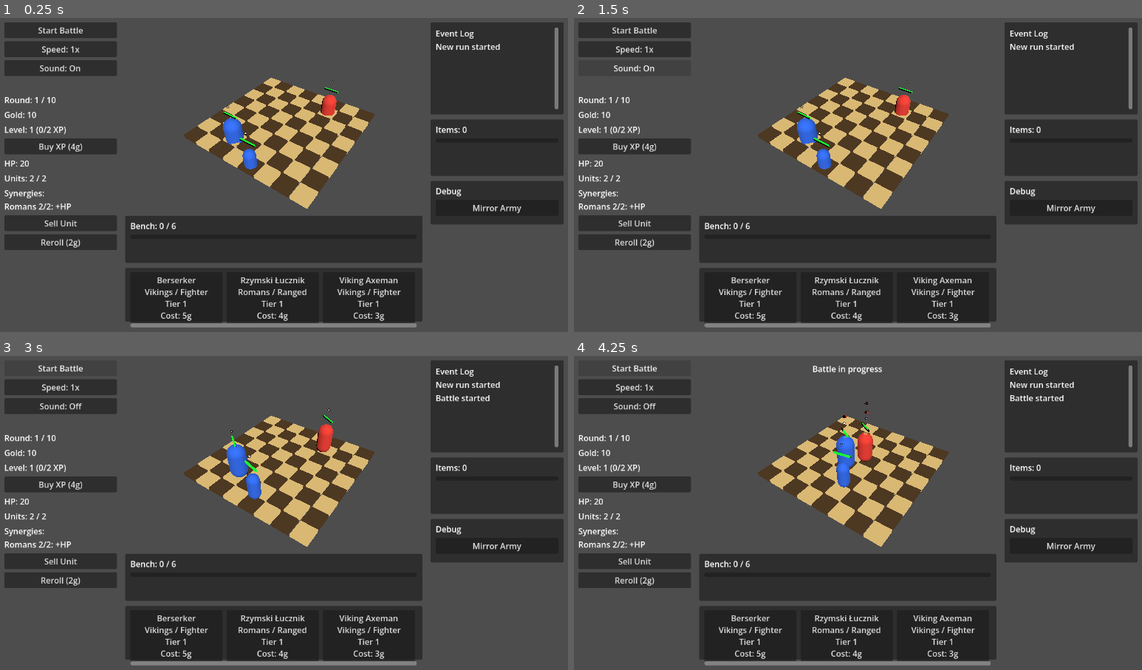
Above: before the commit, frames 1-4 (two rows, left to right).
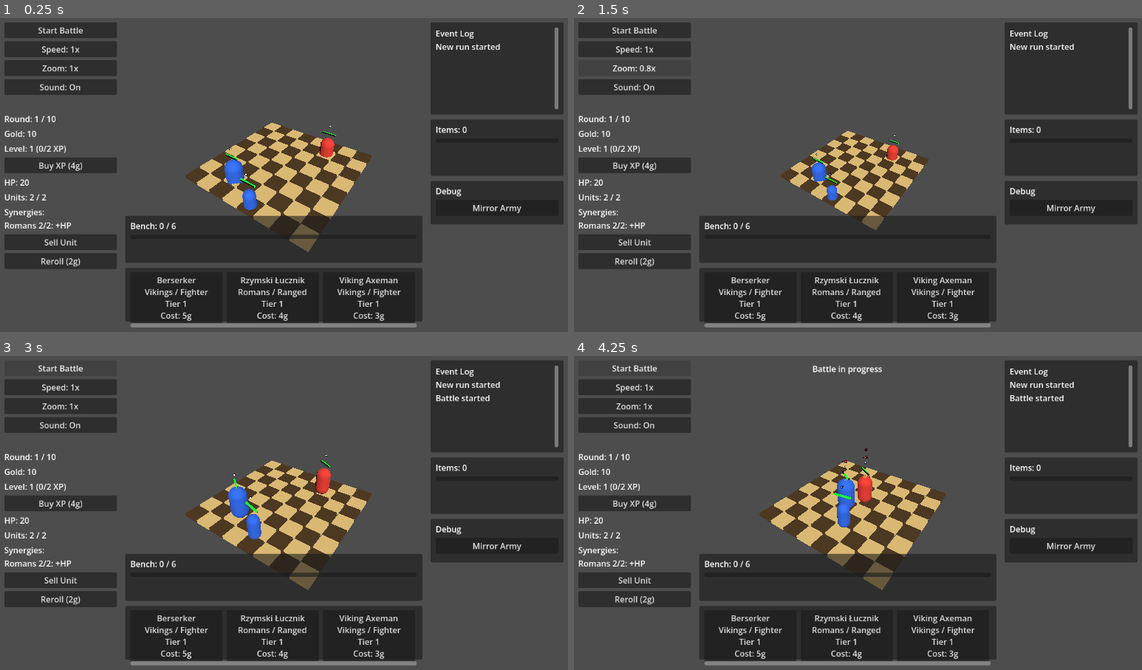
Above: after the commit, the same moments.

Repository: janmgryka-bit/warmarket
Game: Godot game, scene res://scenes/Main.tscn
Same seed, same stepped clock (60 frames per second), same inputs: the game is played once before the commit and once after it.
Inputs (mouse positions are in pixels of both pictures, inside the frame that each line leads up to):
- Up to frame 1 (0.25 s): no input
- Up to frame 2 (1.5 s): click (636, 68) at 0.5 s, where only the run after the commit has a clickable "Zoom: 1x"; click (636, 68) at 1.25 s, where only the run after the commit has a clickable "Zoom: 1.2x"
- Up to frame 3 (3 s): click (62, 406) at 2 s, where only the run after the commit has a clickable "Zoom: 0.8x"; click "Start Battle" at 2.75 s
- Up to frame 4 (4.25 s): click "Start Battle" at 3.5 s

The runs differ from the first frame. In frame 1, 15% of the frame differs, in the area x 0-66%, y 15-80%; in frame 2, 14%; in frame 3, 15%; in frame 4, 15%.

Commit message:
Add camera zoom control

Diff:
--- a/godot_project/war-market/scenes/Main.tscn
+++ b/godot_project/war-market/scenes/Main.tscn
@@ -72,6 +72,10 @@
 layout_mode = 2
 text = "Speed: 1x"
 
+[node name="CameraZoomButton" type="Button" parent="UI/MainLayout/RootColumns/LeftSidebar"]
+layout_mode = 2
+text = "Zoom: 1x"
+
 [node name="MuteButton" type="Button" parent="UI/MainLayout/RootColumns/LeftSidebar"]
 layout_mode = 2
 text = "Sound: On"
@@ -312,6 +316,7 @@
 [connection signal="pressed" from="UI/MainLayout/RootColumns/LeftSidebar/StartBattleButton" to="." method="_on_start_battle_button_pressed"]
 [connection signal="pressed" from="UI/MainLayout/RootColumns/LeftSidebar/RestartRoundButton" to="." method="_on_restart_round_button_pressed"]
 [connection signal="pressed" from="UI/MainLayout/RootColumns/LeftSidebar/BattleSpeedButton" to="." method="_on_battle_speed_button_pressed"]
+[connection signal="pressed" from="UI/MainLayout/RootColumns/LeftSidebar/CameraZoomButton" to="." method="_on_camera_zoom_button_pressed"]
 [connection signal="pressed" from="UI/MainLayout/RootColumns/LeftSidebar/MuteButton" to="." method="_on_mute_button_pressed"]
 [connection signal="pressed" from="UI/MainLayout/RootColumns/LeftSidebar/RerollButton" to="." method="_on_reroll_button_pressed"]
 [connection signal="pressed" from="UI/MainLayout/RootColumns/LeftSidebar/BuyXPButton" to="." method="_on_buy_xp_button_pressed"]
--- a/godot_project/war-market/scripts/game.gd
+++ b/godot_project/war-market/scripts/game.gd
@@ -4,8 +4,10 @@
 @onready var board: Node3D = $Board
 @onready var units_container: Node3D = $Units
 @onready var audio_manager: Node = $AudioManager
+@onready var camera: Camera3D = $Camera3D
 @onready var start_button: Button = $UI/MainLayout/RootColumns/LeftSidebar/StartBattleButton
 @onready var battle_speed_button: Button = $UI/MainLayout/RootColumns/LeftSidebar/BattleSpeedButton
+@onready var camera_zoom_button: Button = $UI/MainLayout/RootColumns/LeftSidebar/CameraZoomButton
 @onready var mute_button: Button = $UI/MainLayout/RootColumns/LeftSidebar/MuteButton
 @onready var restart_button: Button = $UI/MainLayout/RootColumns/LeftSidebar/RestartRoundButton
 @onready var round_result_label: Label = $UI/MainLayout/RootColumns/LeftSidebar/RoundResultLabel
@@ -45,6 +47,10 @@
 var selected_shop_unit_id: String = ""
 var battle_speed_values: Array[float] = [1.0, 2.0, 4.0]
 var battle_speed_index: int = 0
+var camera_zoom_levels: Array[float] = [0.8, 1.0, 1.2]
+var camera_zoom_index: int = 1
+var default_camera_position: Vector3 = Vector3.ZERO
+var camera_focus_position: Vector3 = Vector3.ZERO
 var event_log: Array[String] = []
 var max_event_log_entries: int = 8
 var last_battle_summary: Dictionary = {}
@@ -219,6 +225,9 @@
 	apply_battle_speed()
 	update_battle_speed_ui()
 	update_mute_button_text()
+	setup_camera_defaults()
+	apply_camera_zoom()
+	update_camera_zoom_button()
 	clear_action_feedback()
 	add_event_log("New run started")
 
@@ -277,6 +286,48 @@
 	apply_battle_speed()
 	update_battle_speed_ui()
 	print("Battle speed set to ", battle_speed_values[battle_speed_index], "x")
+
+func setup_camera_defaults() -> void:
+	if camera == null:
+		return
+	default_camera_position = camera.global_position
+	camera_focus_position = Vector3.ZERO
+	focus_camera_on_board()
+
+func focus_camera_on_board() -> void:
+	if camera == null:
+		return
+	camera.look_at(camera_focus_position, Vector3.UP)
+
+func apply_camera_zoom() -> void:
+	if camera == null:
+		return
+	var zoom := camera_zoom_levels[camera_zoom_index]
+	var default_offset := default_camera_position - camera_focus_position
+	if default_offset == Vector3.ZERO:
+		default_offset = camera.global_position - camera_focus_position
+	camera.global_position = camera_focus_position + default_offset / zoom
+	focus_camera_on_board()
+
+func update_camera_zoom_button() -> void:
+	if camera_zoom_button == null:
+		return
+	var zoom := camera_zoom_levels[camera_zoom_index]
+	var zoom_text := str(zoom)
+	if is_equal_approx(zoom, float(int(zoom))):
+		zoom_text = str(int(zoom))
+	camera_zoom_button.text = "Zoom: %sx" % zoom_text
+
+func reset_camera_zoom() -> void:
+	camera_zoom_index = 1
+	apply_camera_zoom()
+	update_camera_zoom_button()
+
+func _on_camera_zoom_button_pressed() -> void:
+	camera_zoom_index = (camera_zoom_index + 1) % camera_zoom_levels.size()
+	apply_camera_zoom()
+	update_camera_zoom_button()
+	print("Camera zoom set to ", camera_zoom_levels[camera_zoom_index], "x")
 
 # Spawning
 func spawn_test_units() -> void:
@@ -1126,6 +1177,7 @@
 	current_battle_seed = 0
 	current_battle_payload.clear()
 	reset_battle_speed()
+	reset_camera_zoom()
 	update_max_player_units()
 	event_log.clear()
 	last_battle_summary.clear()
--- a/godot_project/war-market/tests/smoke_test.gd
+++ b/godot_project/war-market/tests/smoke_test.gd
@@ -25,6 +25,7 @@
 	print("Starting smoke test...")
 	await run_test("Initial state", Callable(self, "test_initial_state"))
 	await run_test("Battle speed toggle", Callable(self, "test_battle_speed_toggle"))
+	await run_test("Camera zoom toggle", Callable(self, "test_camera_zoom_toggle"))
 	await run_test("Mute toggle", Callable(self, "test_mute_toggle"))
 	await run_test("Event log", Callable(self, "test_event_log"))
 	await run_test("Action feedback", Callable(self, "test_action_feedback"))
@@ -101,6 +102,8 @@
 	assert_true(game.mute_button != null, "MuteButton should exist")
 	assert_eq(game.mute_button.text, "Sound: On", "MuteButton should start with sound on")
 	assert_eq(game.audio_manager.call("is_muted"), false, "AudioManager should start unmuted")
+	assert_eq(game.camera_zoom_index, 1, "Camera zoom should start at index 1")
+	assert_eq(game.camera_zoom_button.text, "Zoom: 1x", "Camera zoom button should show 1x")
 
 func test_battle_speed_toggle() -> void:
 	var game = await load_game()
@@ -130,6 +133,22 @@
 	assert_eq(game.battle_speed_index, 0, "Restart round should reset battle speed index")
 	assert_float_eq(Engine.time_scale, 1.0, "Restart round should reset battle speed to 1x")
 	assert_true("1x" in game.battle_speed_button.text, "Restart round should show 1x speed")
+
+func test_camera_zoom_toggle() -> void:
+	var game = await load_game()
+	assert_eq(game.camera_zoom_index, 1, "Camera zoom should start at index 1")
+	assert_eq(game.camera_zoom_button.text, "Zoom: 1x", "Camera zoom button should start at 1x")
+
+	var default_position = game.camera.global_position
+	game._on_camera_zoom_button_pressed()
+	assert_eq(game.camera_zoom_index, 2, "First zoom press should select the closer zoom")
+	assert_true(game.camera.global_position.distance_to(Vector3.ZERO) < default_position.distance_to(Vector3.ZERO), "Zooming in should move camera closer to the board")
+	assert_eq(game.camera_zoom_button.text, "Zoom: 1.2x", "Camera zoom button should show 1.2x")
+
+	game.reset_game()
+	assert_eq(game.camera_zoom_index, 1, "Reset game should restore camera zoom index")
+	assert_eq(game.camera_zoom_button.text, "Zoom: 1x", "Reset game should restore camera zoom text")
+	assert_true(game.camera.global_position.distance_to(default_position) < 0.01, "Reset game should restore default camera position")
 
 func test_mute_toggle() -> void:
 	var game = await load_game()
